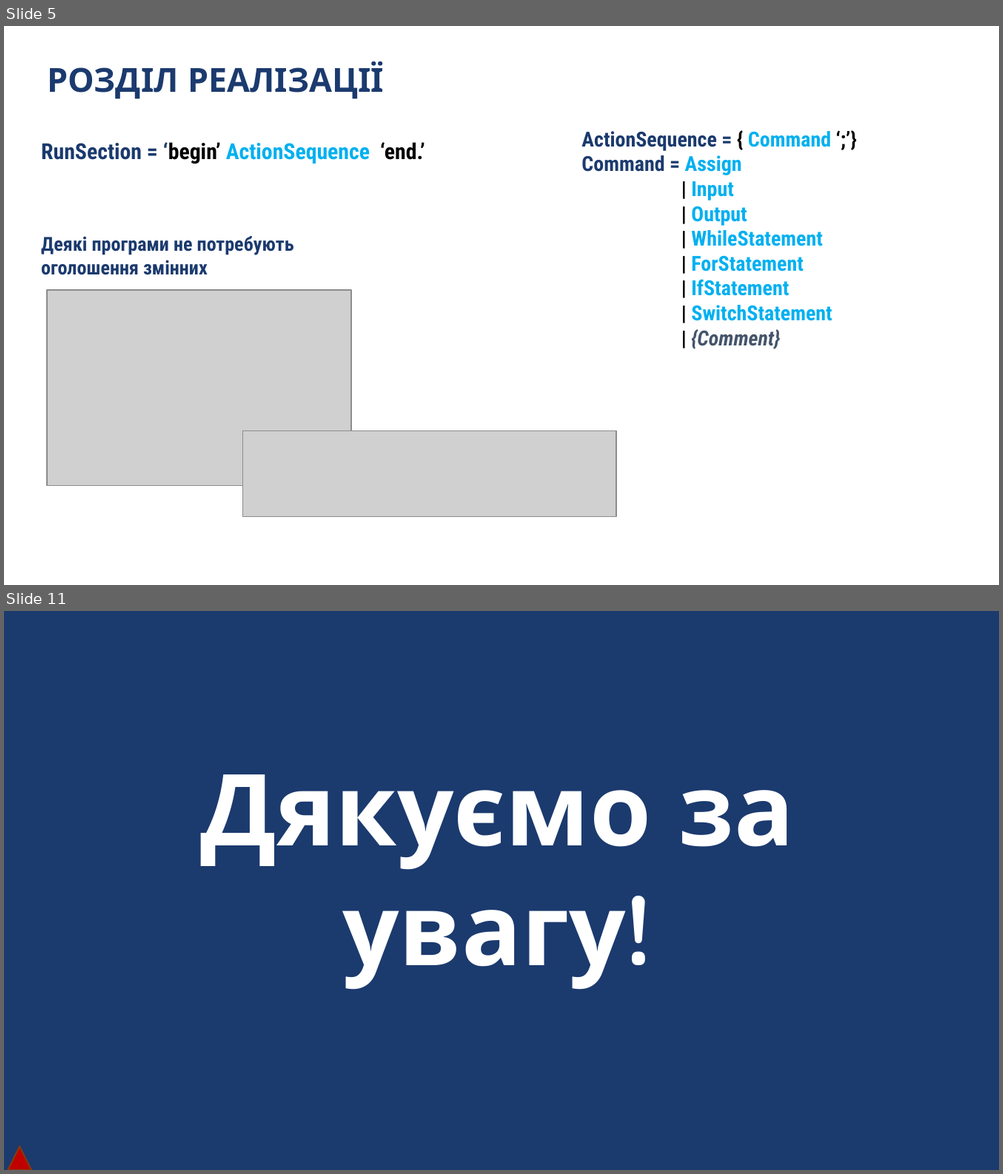
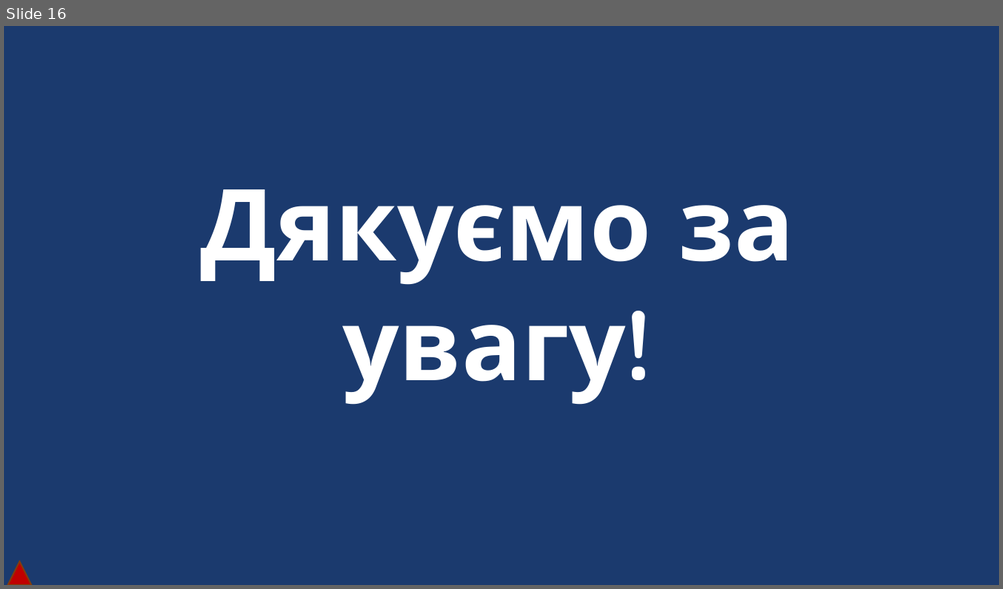
Before and after one commit to DaniilKhortov/BlackBox, a slide deck: BlackBox.pptx. Shown one above the other, each under a label of ours: slides 5 and 11 before the commit, slide 16 after it; the slides between them are not shown. The pictures are 1003x1174 and 1003x589 pixels, drawn with LibreOffice and Linux fonts; fonts in the diff are those of the drawing; grey boxes stand for pictures; background and template pictures are left out. Boxes give left, top, right and bottom in pixels: in the first picture for what was removed or moved away, otherwise in the second. Text is boxed around its words. In the diff, an @@ line names an element or a change of style, - is before the commit and + after.

```diff
--- a/BlackBox.pptx
+++ b/BlackBox.pptx
@@ slide 5 removed at box(4, 26, 999, 585), background #FFFFFF @@
@@ text removed at box(47, 61, 384, 99) @@
-РОЗДІЛ РЕАЛІЗАЦІЇ
@@ text removed at box(581, 131, 831, 349) @@
-ActionSequence = { Command ‘;’}
-Command = Assign
-    | Input
-    | Output
-    | WhileStatement
-    | ForStatement
-    | IfStatement
-    | SwitchStatement
-    | {Comment}
@@ text removed at box(41, 142, 425, 164) @@
-RunSection = ‘begin’ ActionSequence ‘end.’
@@ text removed at box(41, 236, 294, 275) @@
-Деякі програми не потребують оголошення змінних
@@ picture removed at box(47, 291, 351, 486) @@
@@ picture removed at box(243, 431, 616, 517) @@
@@ what was slide 11 is now slide 16 @@
```
Also in this commit, not shown: 1 slide changed, 14 slides added, 8 other slides removed, 6 other files.
